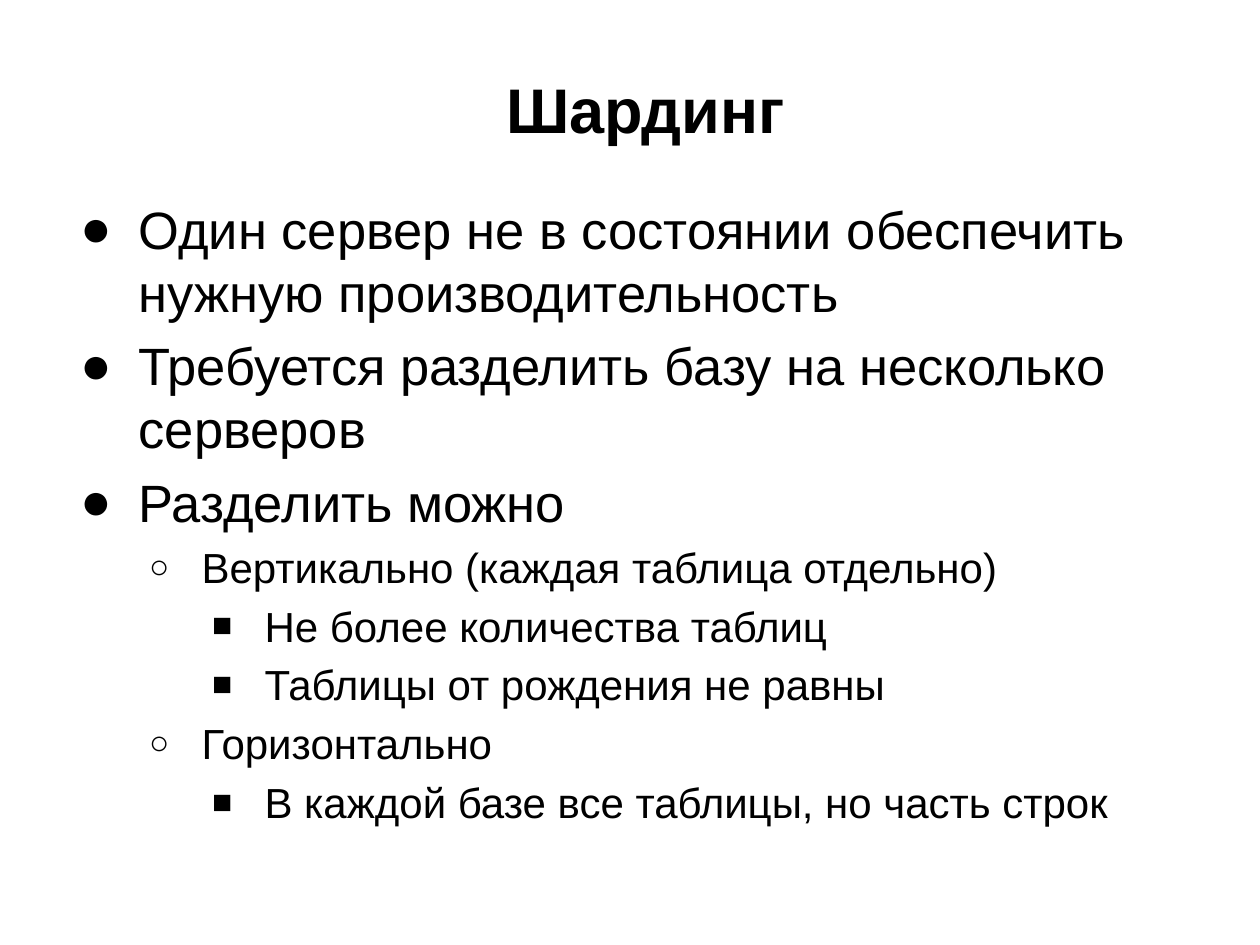
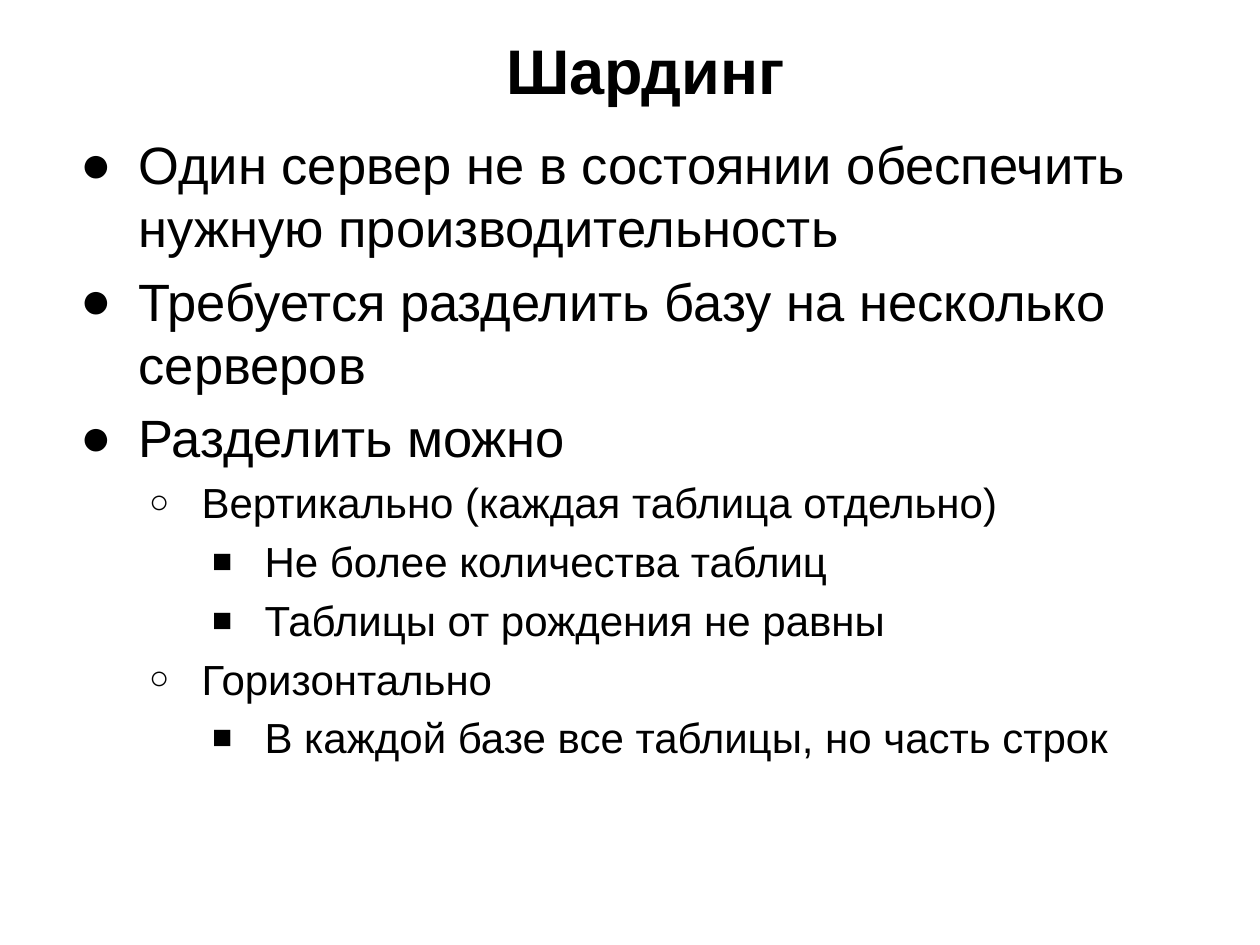
Before and after one commit to schadov/241m-lectures, a slide deck: slide 6 of Lecture_DB.pptx. Drawn at 1260x945 pixels with LibreOffice and Linux fonts; fonts in the diff are those of the drawing. Boxes give left, top, right and bottom in pixels: in the first picture for what was removed or moved away, otherwise in the second. Text is boxed around its words. In the diff, an @@ line names an element or a change of style, - is before the commit and + after.

```diff
--- a/Lecture_DB.pptx
+++ b/Lecture_DB.pptx
@@ title "Шардинг" moved from (x1=507, y1=89, x2=785, y2=145) to (x1=507, y1=50, x2=785, y2=105) @@
@@ text "Один сервер не в состоянии ..." moved from (x1=139, y1=210, x2=1125, y2=826) to (x1=139, y1=145, x2=1125, y2=762) @@
```
Also in this commit, not shown: 8 other slides changed, 3 slides added.
